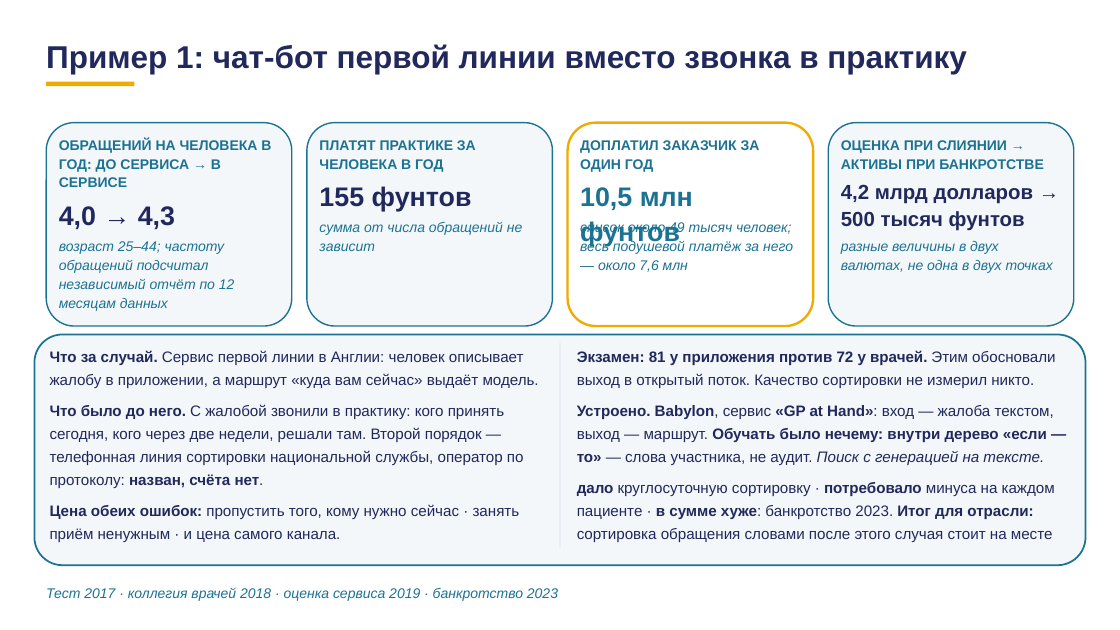
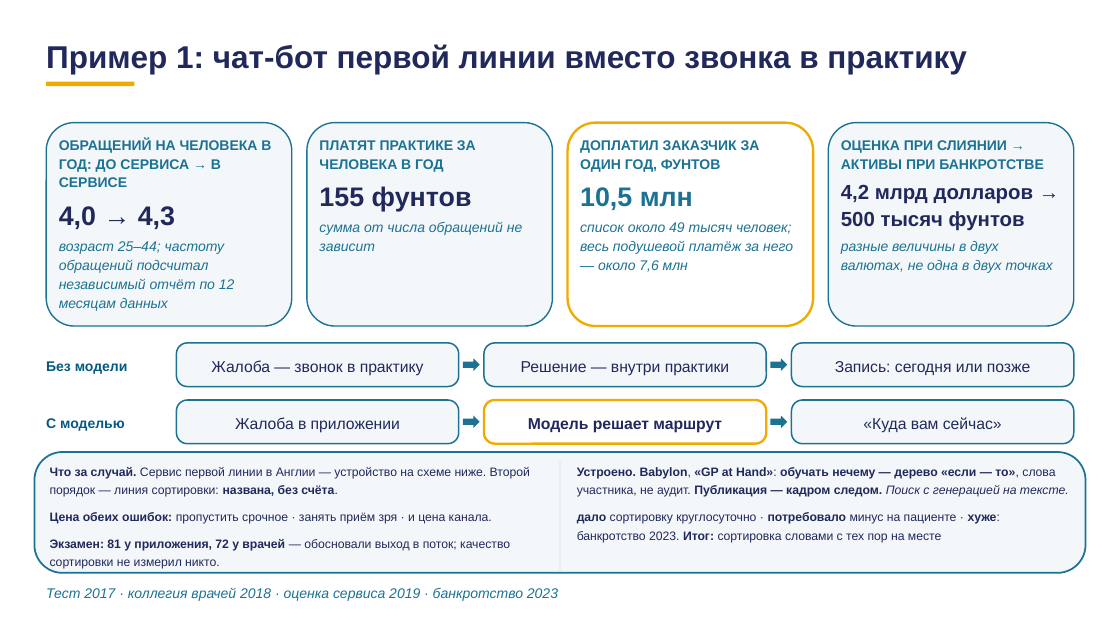
Before and after one commit to tellina-study/AI-usage-lessons, a slide deck: slide 21 of library/lectures/lec-07/rework/deck/lec-07-karkas.pptx (slide 12 before the commit). Drawn at 1120x630 pixels with LibreOffice and Linux fonts; fonts in the diff are those of the drawing. Boxes give left, top, right and bottom in pixels: in the first picture for what was removed or moved away, otherwise in the second. Text is boxed around its words. In the diff, an @@ line names an element or a change of style, - is before the commit and + after.

```diff
--- a/library/lectures/lec-07/rework/deck/lec-07-karkas.pptx
+++ b/library/lectures/lec-07/rework/deck/lec-07-karkas.pptx
@@ text at box(580, 140, 760, 172): text changed @@
-ДОПЛАТИЛ ЗАКАЗЧИК ЗА ОДИН ГОД
+ДОПЛАТИЛ ЗАКАЗЧИК ЗА ОДИН ГОД, ФУНТОВ
@@ text at box(580, 187, 693, 210): text changed @@
-10,5 млн фунтов
+10,5 млн
@@ rounded rectangle added at box(176, 343, 459, 386), fill #F4F7FA, outline #1C7293 1.3 pt @@
@@ right arrow added at box(463, 359, 480, 371), fill #1C7293 @@
@@ rounded rectangle added at box(484, 343, 766, 386), fill #F4F7FA, outline #1C7293 1.3 pt @@
@@ right arrow added at box(770, 359, 787, 371), fill #1C7293 @@
@@ rounded rectangle added at box(791, 343, 1074, 386), fill #F4F7FA, outline #1C7293 1.3 pt @@
@@ text added at box(46, 361, 128, 374), 12 pt, text #065A82, bold @@
+Без модели
@@ text added at box(211, 360, 424, 376), 13.5 pt, text #21295C @@
+Жалоба — звонок в практику
@@ text added at box(521, 361, 729, 376), 13.5 pt, text #21295C @@
+Решение — внутри практики
@@ text added at box(835, 361, 1030, 375), 13.5 pt, text #21295C @@
+Запись: сегодня или позже
@@ text added at box(46, 418, 125, 431), 12 pt, text #065A82, bold @@
+С моделью
@@ rounded rectangle added at box(176, 400, 459, 444), fill #F4F7FA, outline #1C7293 1.3 pt @@
@@ text added at box(235, 417, 400, 433), 13.5 pt, text #21295C @@
+Жалоба в приложении
@@ right arrow added at box(463, 416, 480, 429), fill #1C7293 @@
@@ rounded rectangle added at box(484, 400, 766, 444), fill #FFFFFF, outline #F0AB00 2 pt @@
@@ text added at box(528, 418, 722, 433), 13.5 pt, text #21295C, bold @@
+Модель решает маршрут
@@ right arrow added at box(770, 416, 787, 429), fill #1C7293 @@
@@ rounded rectangle added at box(791, 400, 1074, 444), fill #F4F7FA, outline #1C7293 1.3 pt @@
@@ text added at box(863, 417, 1002, 433), 13.5 pt, text #21295C @@
+«Куда вам сейчас»
@@ rounded rectangle: place and size @@
-rounded rectangle at box(34, 334, 1086, 565)
+rounded rectangle at box(34, 452, 1086, 573)
@@ rounded rectangle at box(34, 452, 1086, 573): proportions changed @@
@@ text at box(50, 467, 530, 570): text changed; size 13 to 10.5 pt @@
-Что за случай. Сервис первой линии в Англии: человек описывает жалобу в приложении, а маршрут «куда вам сейчас» выдаёт модель.
-Что было до него. С жалобой звонили в практику: кого принять сегодня, кого через две недели, решали там. Второй порядок — телефонная линия сортировки национальной службы, оператор по протоколу: назван, счёта нет.
-Цена обеих ошибок: пропустить того, кому нужно сейчас · занять приём ненужным · и цена самого канала.
+Что за случай. Сервис первой линии в Англии — устройство на схеме ниже. Второй порядок — линия сортировки: названа, без счёта.
+Цена обеих ошибок: пропустить срочное · занять приём зря · и цена канала.
+Экзамен: 81 у приложения, 72 у врачей — обосновали выход в поток; качество сортировки не измерил никто.
@@ rectangle: place and size @@
-rectangle at box(560, 343, 560, 549)
+rectangle at box(560, 460, 560, 572)
@@ text at box(577, 467, 1069, 543): text changed; size 13 to 10.5 pt @@
-Экзамен: 81 у приложения против 72 у врачей. Этим обосновали выход в открытый поток. Качество сортировки не измерил никто.
-Устроено. Babylon, сервис «GP at Hand»: вход — жалоба текстом, выход — маршрут. Обучать было нечему: внутри дерево «если — то» — слова участника, не аудит. Поиск с генерацией на тексте.
-дало круглосуточную сортировку · потребовало минуса на каждом пациенте · в сумме хуже: банкротство 2023. Итог для отрасли: сортировка обращения словами после этого случая стоит на месте
+Устроено. Babylon, «GP at Hand»: обучать нечему — дерево «если — то», слова участника, не аудит. Публикация — кадром следом. Поиск с генерацией на тексте.
+дало сортировку круглосуточно · потребовало минус на пациенте · хуже: банкротство 2023. Итог: сортировка словами с тех пор на месте
```
Also in this commit, not shown: 4 other slides changed, 11 slides added, 8 other files.
